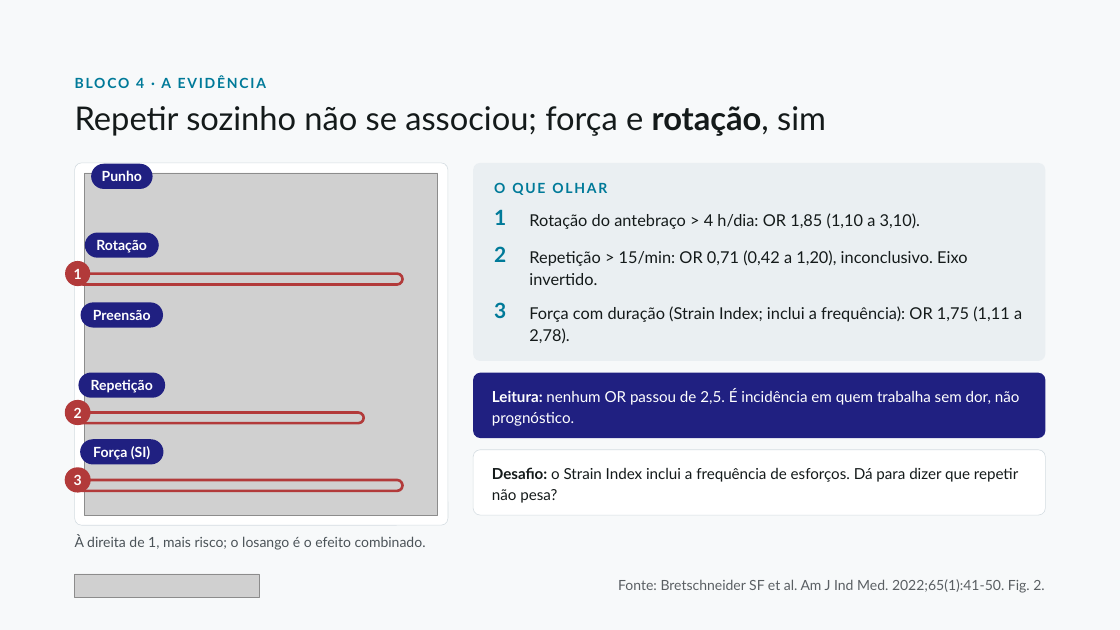
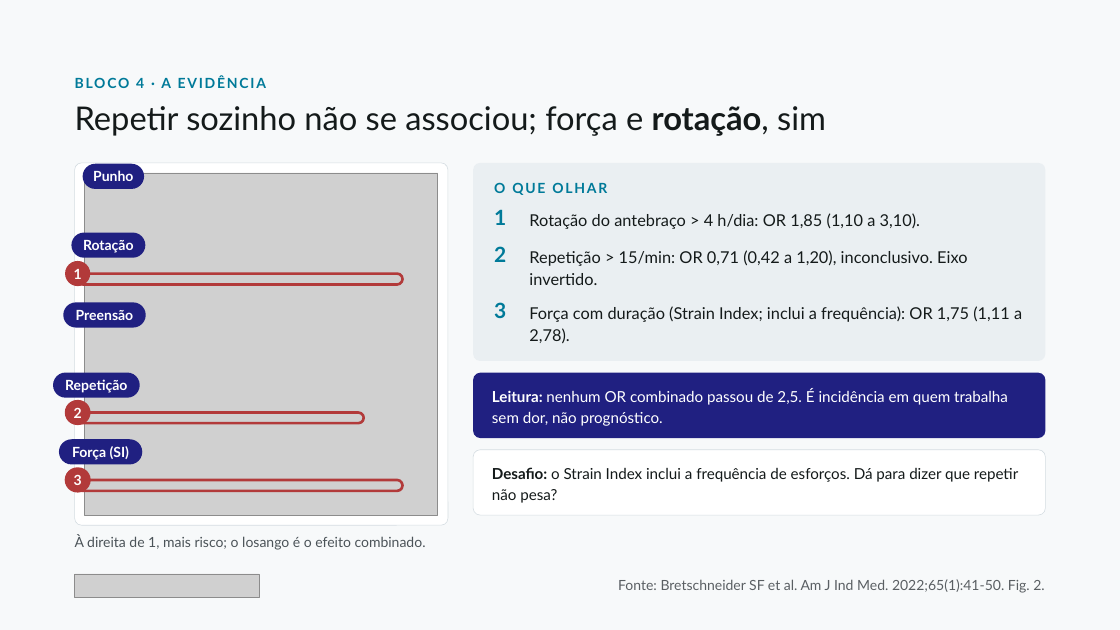
Before and after one commit to dossantosdanieel/illic, a slide deck: slide 21 of aulas/2026-11-cotovelo-lateral-1-diagnostico/04_aula/cotovelo-lateral-1-diagnostico.pptx. Drawn at 1120x630 pixels with LibreOffice and Linux fonts; fonts in the diff are those of the drawing; grey boxes stand for pictures. Boxes give left, top, right and bottom in pixels: in the first picture for what was removed or moved away, otherwise in the second. Text is boxed around its words. In the diff, an @@ line names an element or a change of style, - is before the commit and + after.

```diff
--- a/aulas/2026-11-cotovelo-lateral-1-diagnostico/04_aula/cotovelo-lateral-1-diagnostico.pptx
+++ b/aulas/2026-11-cotovelo-lateral-1-diagnostico/04_aula/cotovelo-lateral-1-diagnostico.pptx
@@ rounded rectangle "Punho": place and size @@
-rounded rectangle "Punho" at [91, 164, 152, 189]
+rounded rectangle "Punho" at [82, 164, 144, 189]
@@ rounded rectangle "Rotação": place and size @@
-rounded rectangle "Rotação" at [85, 233, 159, 258]
+rounded rectangle "Rotação" at [71, 233, 145, 258]
@@ rounded rectangle "Preensão": place and size @@
-rounded rectangle "Preensão" at [81, 302, 163, 328]
+rounded rectangle "Preensão" at [63, 302, 145, 328]
@@ rounded rectangle "Repetição": place and size @@
-rounded rectangle "Repetição" at [78, 373, 165, 398]
+rounded rectangle "Repetição" at [53, 373, 139, 398]
@@ text in rounded rectangle at [492, 389, 1008, 426]: text changed @@
-Leitura: nenhum OR passou de 2,5. É incidência em quem trabalha sem dor, não prognóstico.
+Leitura: nenhum OR combinado passou de 2,5. É incidência em quem trabalha sem dor, não prognóstico.
@@ rounded rectangle "Força (SI)": place and size @@
-rounded rectangle "Força (SI)" at [80, 439, 163, 465]
+rounded rectangle "Força (SI)" at [59, 439, 142, 465]
```
Also in this commit, not shown: 3 other slides changed, 23 other files.
